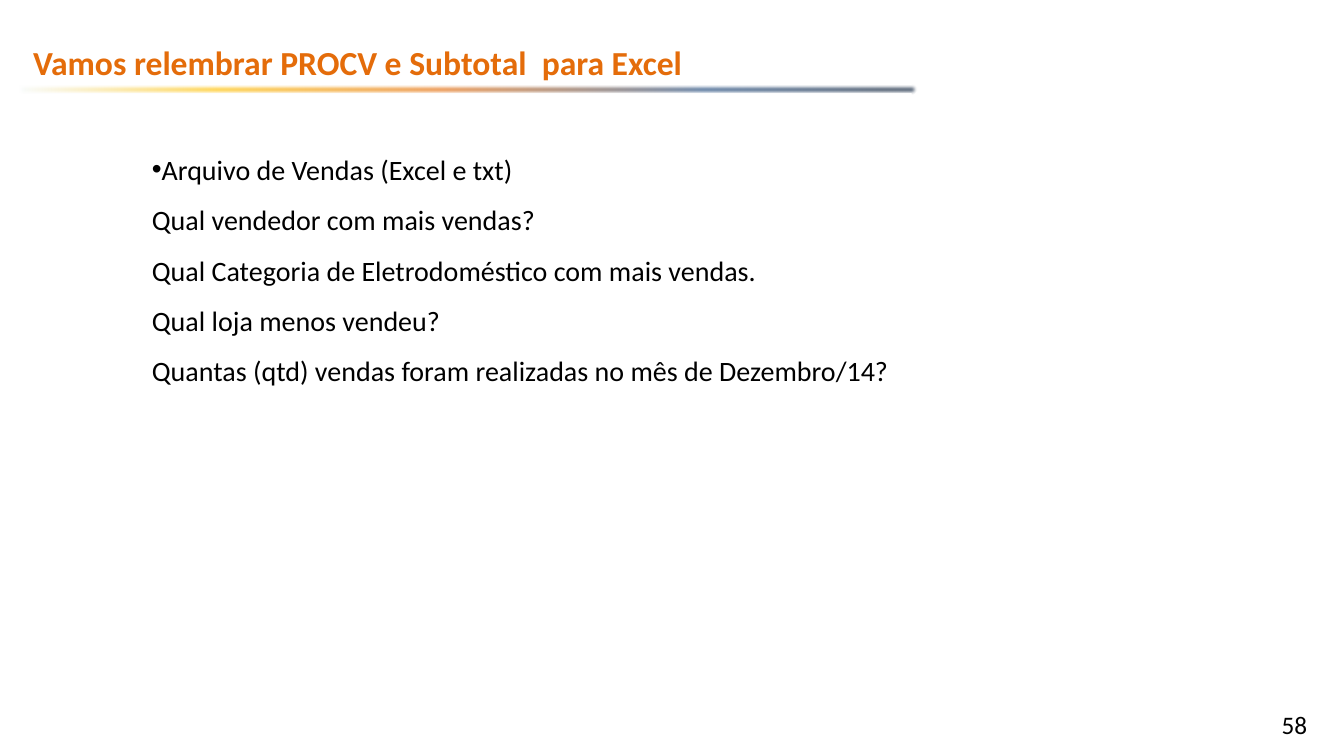
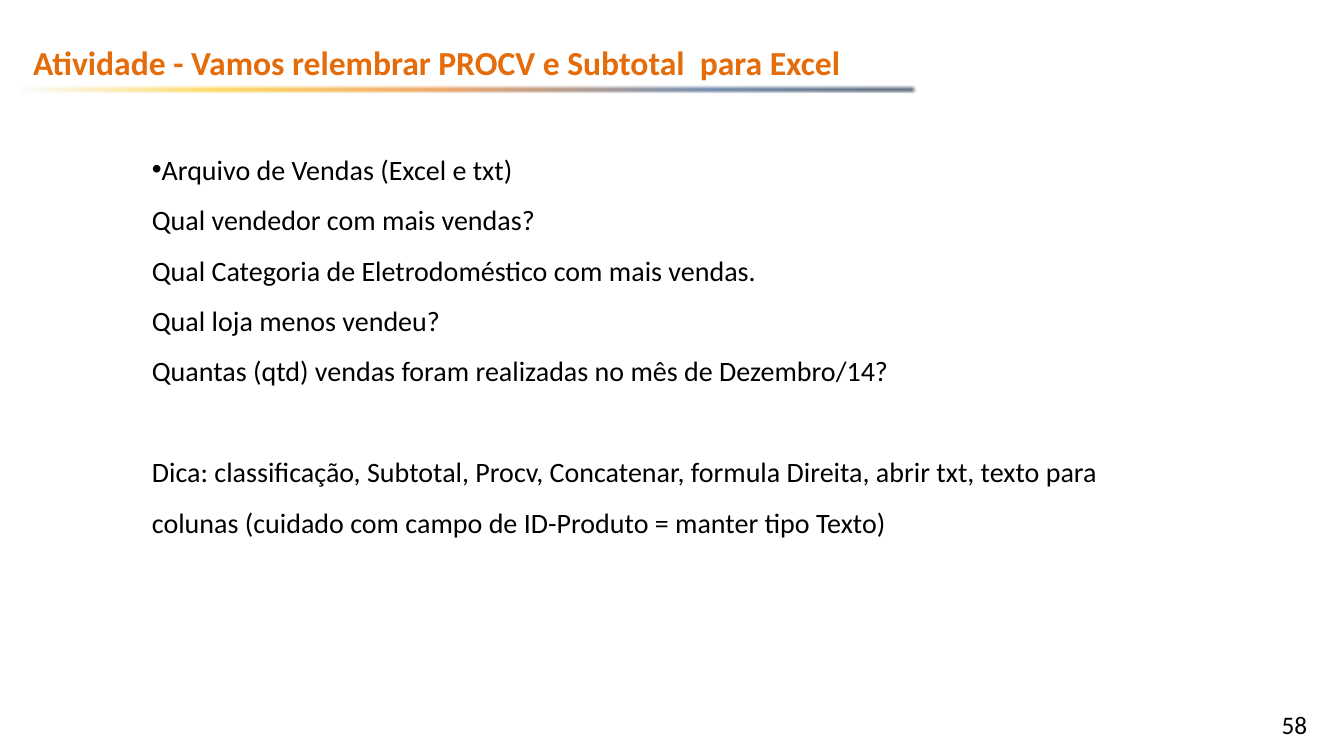
Before and after one commit to emerson-fenrir/Excel_Basico, a slide deck: slide 58 of Professor/Aula3.pptx. Drawn at 1344x756 pixels with LibreOffice and Linux fonts; fonts in the diff are those of the drawing; background and template pictures are left out. Boxes give left, top, right and bottom in pixels: in the first picture for what was removed or moved away, otherwise in the second. Text is boxed around its words. In the diff, an @@ line names an element or a change of style, - is before the commit and + after.

```diff
--- a/Professor/Aula3.pptx
+++ b/Professor/Aula3.pptx
@@ text at [33,51,840,81]: text changed @@
-Vamos relembrar PROCV e Subtotal para Excel
+Atividade - Vamos relembrar PROCV e Subtotal para Excel
@@ subtitle at [152,462,1097,538]: paragraph added @@
+Dica: classificação, Subtotal, Procv, Concatenar, formula Direita, abrir txt, texto para colunas (cuidado com campo de ID-Produto = manter tipo Texto)
```
Also in this commit, not shown: 9 other slides changed, 2 slides added, 1 other file.
